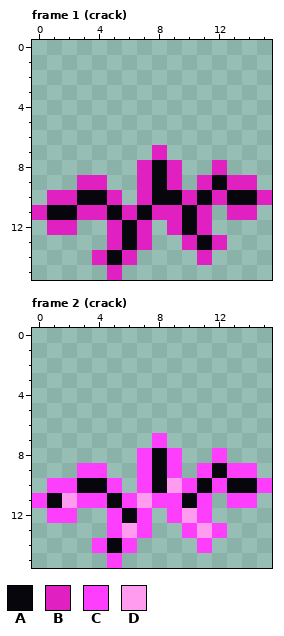
File history of a pixel-art file, projects/007_survivors/art/fx_root.aseprite. That is the earlier state.
16x16 pixels, 5 frames. Shown: frame 1 (crack), frame 2 (crack).
Palette (. is transparent): A #07060c  B #e020c0  C #fd3ffd  D #ff9cf0
Pixels before, frame 1 (crack), first column x 0:
 7 ........B.......
 8 .......BAB..B...
 9 ...BB..BAB.BABB.
10 .BBAAB.BAABABAAB
11 BAABBABABBAB.BB.
12 .BB..BAB.BAB....
13 .....BAB..BAB...
14 ....BAB....B....
15 .....B..........
Pixels before, frame 2 (crack), first column x 0:
 7 ........C.......
 8 .......CAC..C...
 9 ...CC..CAC.CACC.
10 .CCAAC.CADCACAAC
11 CADCCACDCCAC.CC.
12 .CC..CAC.CDC....
13 .....CDC..CDC...
14 ....CAC....C....
15 .....C..........
After the commit:
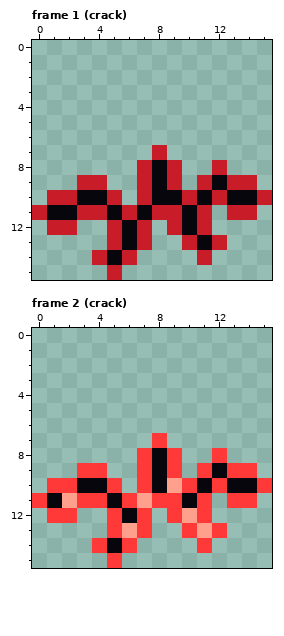
What changed:
colour B: #e020c0 -> #c81c28
colour C: #fd3ffd -> #ff3838
colour D: #ff9cf0 -> #ffa08c
